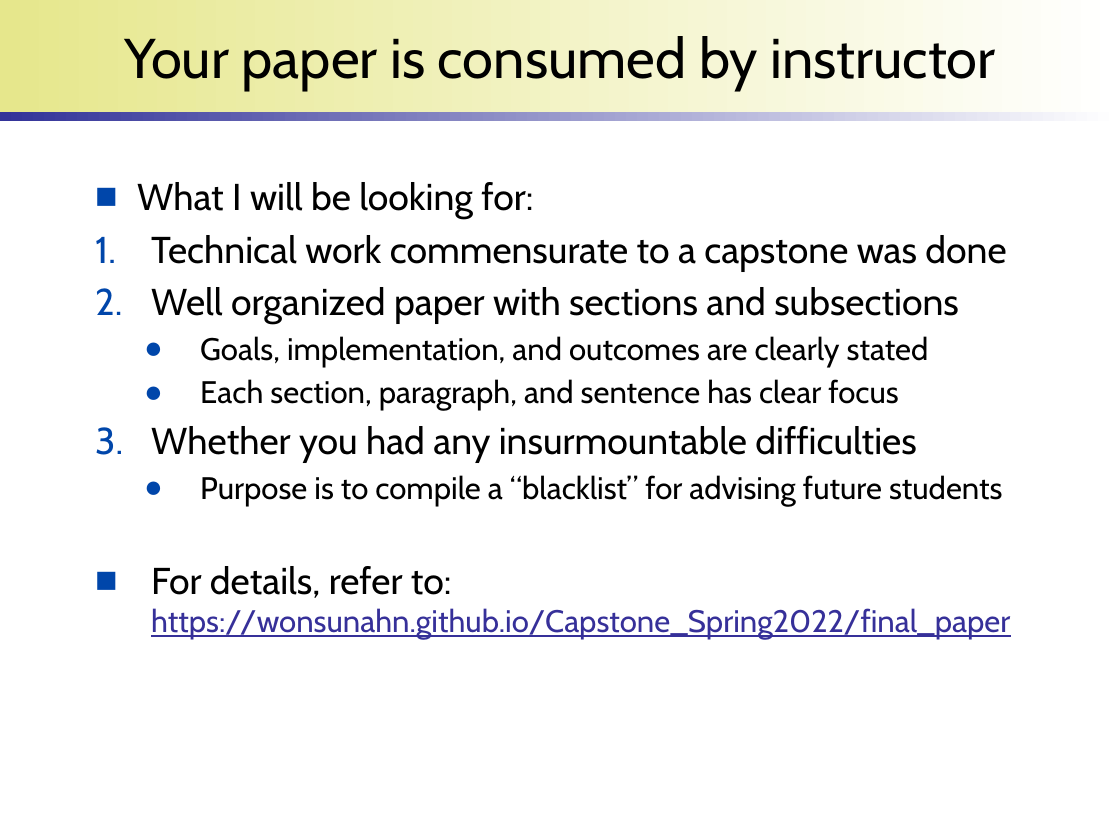
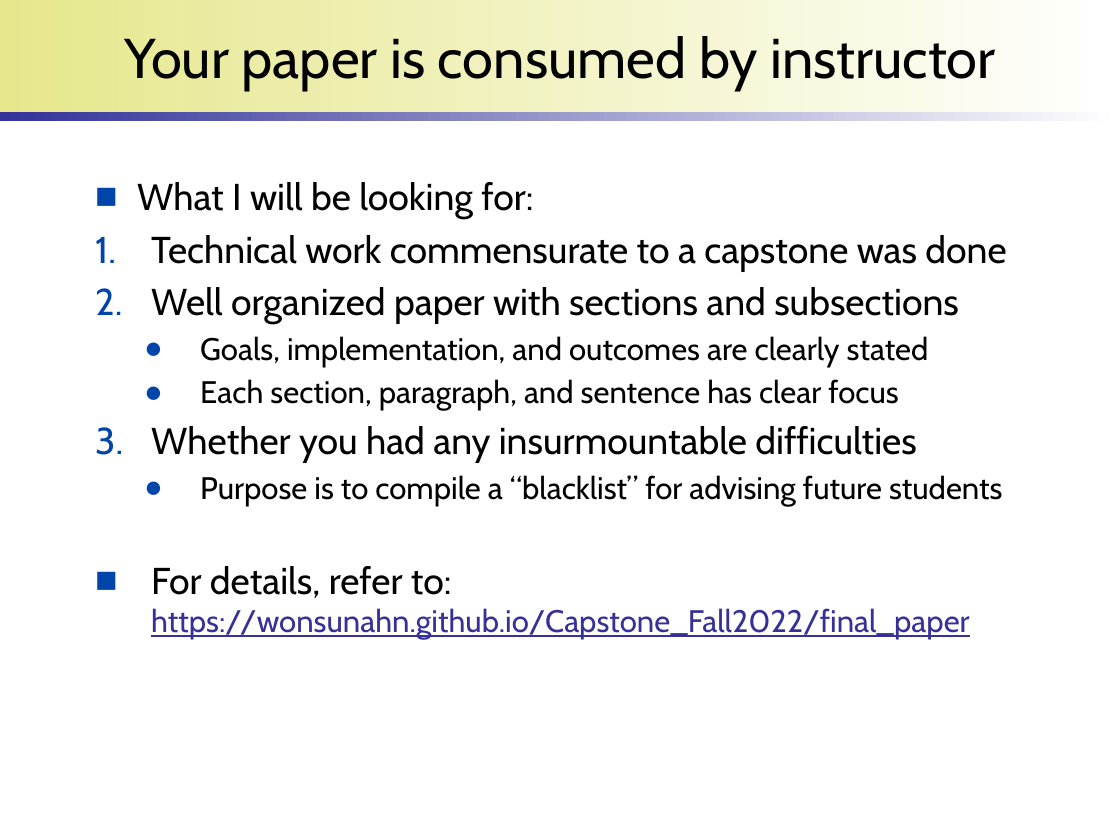
Before and after one commit to wonsunahn/Capstone_Fall2022, a slide deck: slide 4 of lectures/introduction-internship.pptx. Drawn at 1120x840 pixels with LibreOffice and Linux fonts; fonts in the diff are those of the drawing; background and template pictures are left out. Boxes give left, top, right and bottom in pixels: in the first picture for what was removed or moved away, otherwise in the second. Text is boxed around its words. In the diff, an @@ line names an element or a change of style, - is before the commit and + after.

```diff
--- a/lectures/introduction-internship.pptx
+++ b/lectures/introduction-internship.pptx
@@ text at (151, 566, 970, 640): text changed @@
-■ For details, refer to:
-  https://wonsunahn.github.io/Capstone_Spring2022/final_paper
+■ For details, refer to:
+  https://wonsunahn.github.io/Capstone_Fall2022/final_paper
```
Also in this commit, not shown: 8 other slides changed.
